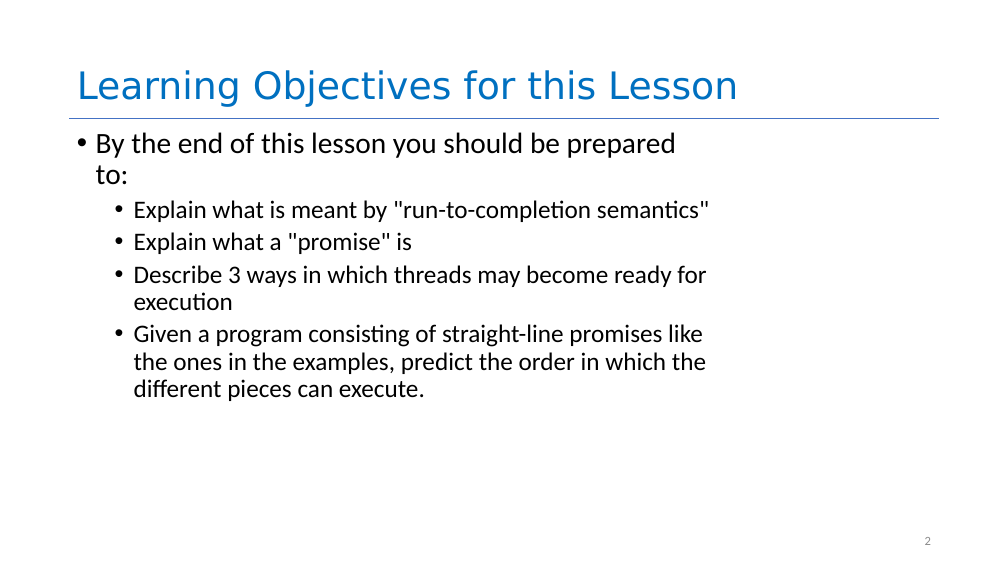
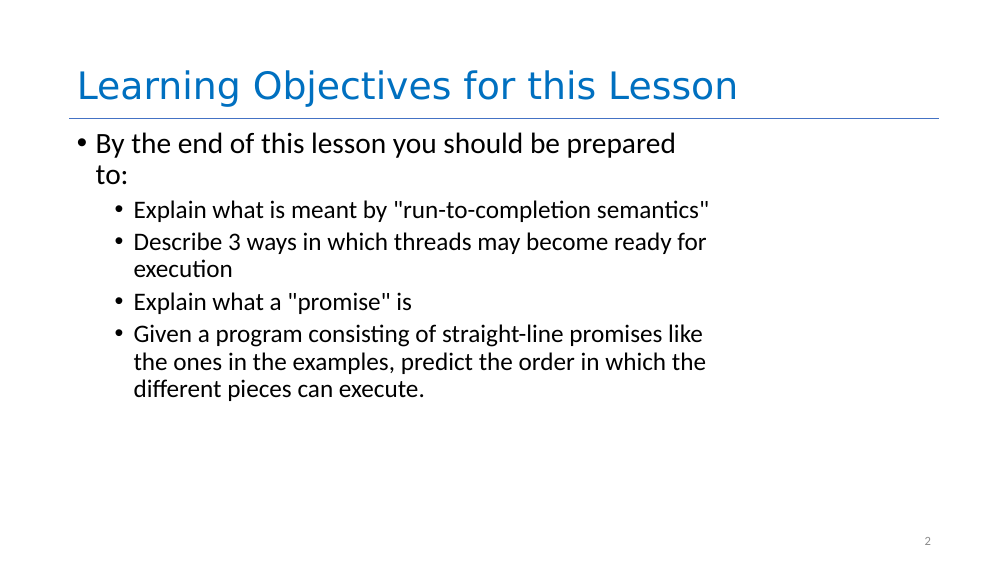
Before and after one commit to neu-se/CS4530-CS5500-Spring-2021, a slide deck: slide 2 of Slides/Lesson 4.1 The JavaScript Thread Model.pptx. Drawn at 1008x567 pixels with LibreOffice and Linux fonts; fonts in the diff are those of the drawing. Boxes give left, top, right and bottom in pixels: in the first picture for what was removed or moved away, otherwise in the second. Text is boxed around its words. In the diff, an @@ line names an element or a change of style, - is before the commit and + after.

```diff
--- a/Slides/Lesson 4.1 The JavaScript Thread Model.pptx
+++ b/Slides/Lesson 4.1 The JavaScript Thread Model.pptx
@@ text at <box>134,232,706,278</box>: paragraph added @@
+  • Describe 3 ways in which threads may become ready for execution
@@ text at <box>134,265,706,311</box>: paragraph removed @@
-  • Describe 3 ways in which threads may become ready for execution
```
Also in this commit, not shown: 1 other slide changed, 1 slide added, 1 slide removed, 1 other file.
